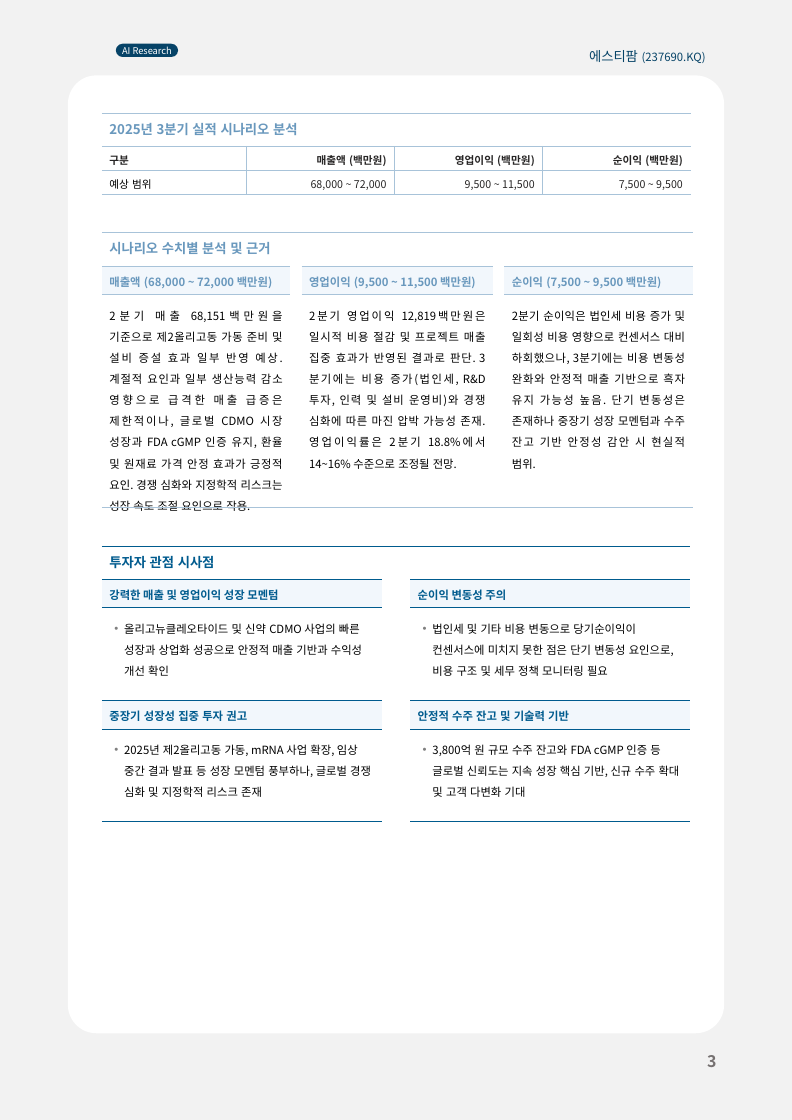
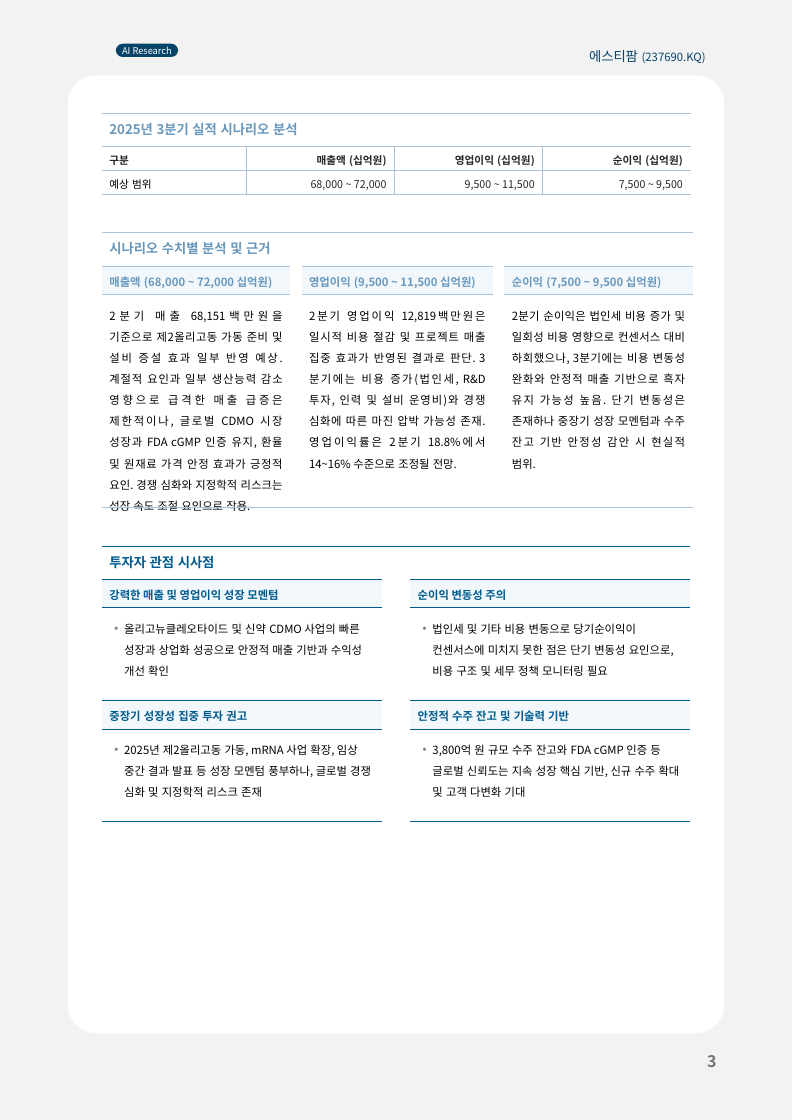
Before and after one commit to kyoujinkim/AI_Reporter, a slide deck: slide 3 of src/data/config/template.pptx. Drawn at 792x1120 pixels with LibreOffice and Linux fonts; fonts in the diff are those of the drawing; background and template pictures are left out. Boxes give left, top, right and bottom in pixels: in the first picture for what was removed or moved away, otherwise in the second. Text is boxed around its words. In the diff, an @@ line names an element or a change of style, - is before the commit and + after.

```diff
--- a/src/data/config/template.pptx
+++ b/src/data/config/template.pptx
@@ table at [102,113,690,194] @@
-row 2: 구분 | 매출액 (백만원) | 영업이익 (백만원) | 순이익 (백만원)
+row 2: 구분 | 매출액 (십억원) | 영업이익 (십억원) | 순이익 (십억원)
@@ table at [102,233,691,515] @@
-row 2: 매출액 (68,000 ~ 72,000 백만원) |  | 영업이익 (9,500 ~ 11,500 백만원) |  | 순이익 (7,500 ~ 9,500 백만원)
+row 2: 매출액 (68,000 ~ 72,000 십억원) |  | 영업이익 (9,500 ~ 11,500 십억원) |  | 순이익 (7,500 ~ 9,500 십억원)
```
Also in this commit, not shown: 4 other slides changed, 24 other files.
